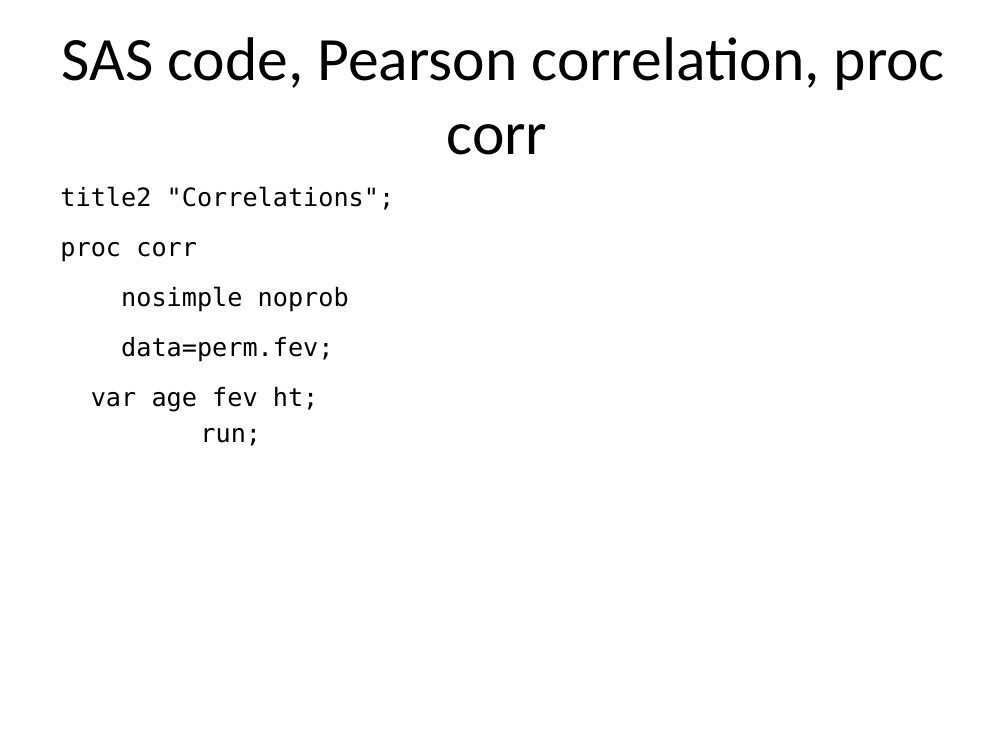
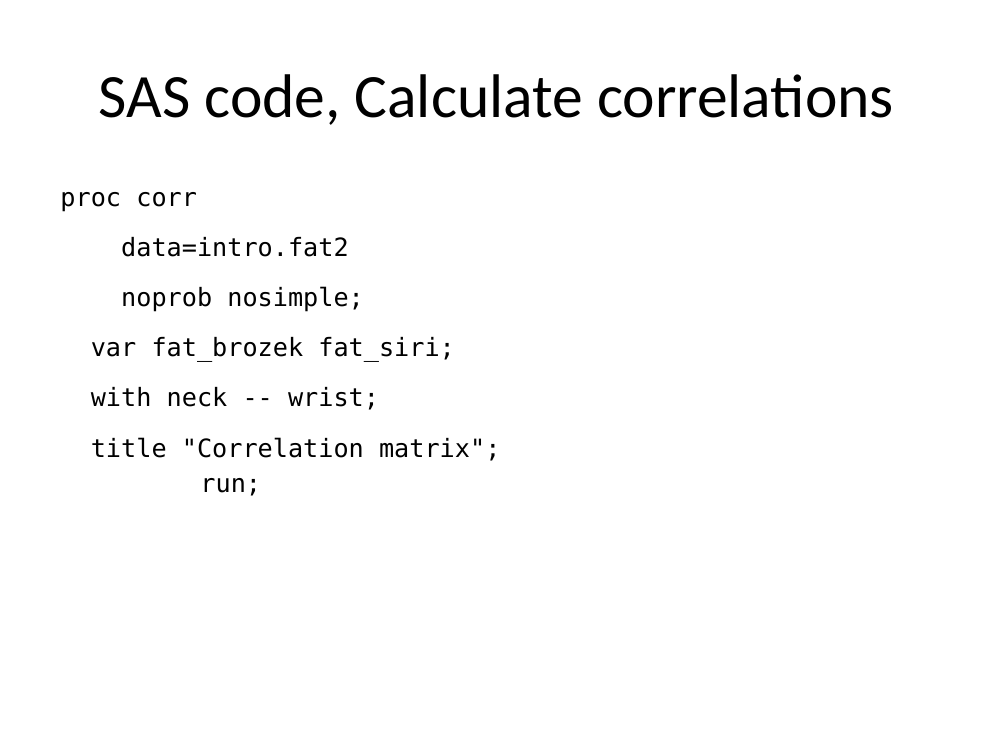
Before and after one commit to pmean/introduction-to-SAS, a slide deck: slide 42 of results/5507-02-simon-slides-and-speaker-notes.pptx (slide 19 before the commit). Drawn at 1008x756 pixels with LibreOffice and Linux fonts; fonts in the diff are those of the drawing. Boxes give left, top, right and bottom in pixels: in the first picture for what was removed or moved away, otherwise in the second. Text is boxed around its words. In the diff, an @@ line names an element or a change of style, - is before the commit and + after.

```diff
--- a/results/5507-02-simon-slides-and-speaker-notes.pptx
+++ b/results/5507-02-simon-slides-and-speaker-notes.pptx
@@ title at bbox=[99, 74, 894, 125]: text changed @@
-SAS code, Pearson correlation, proc corr
+SAS code, Calculate correlations
@@ text at bbox=[60, 192, 500, 496]: text changed @@
-title2 "Correlations";
-proc corr
-nosimple noprob
-data=perm.fev;
-var age fev ht;
-run;
+proc corr
+data=intro.fat2
+noprob nosimple;
+var fat_brozek fat_siri;
+with neck -- wrist;
+title "Correlation matrix";
+run;
```
Also in this commit, not shown: 23 other slides changed, 14 slides added, 12 slides removed, 3 other files.
